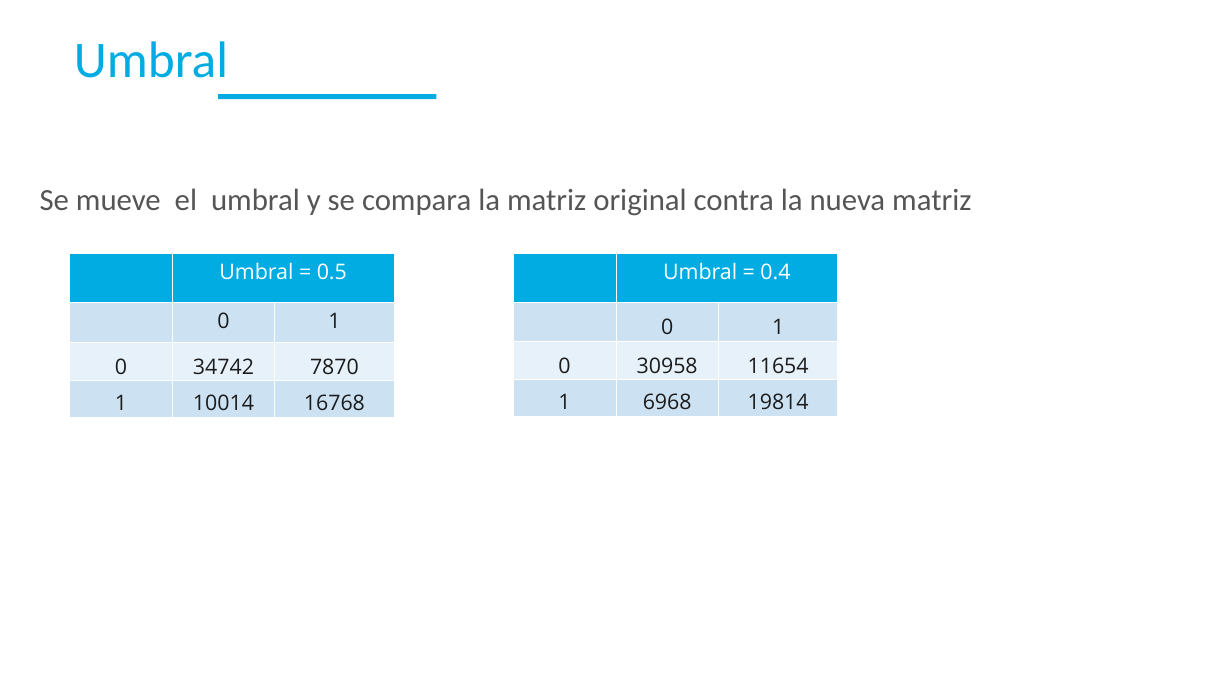
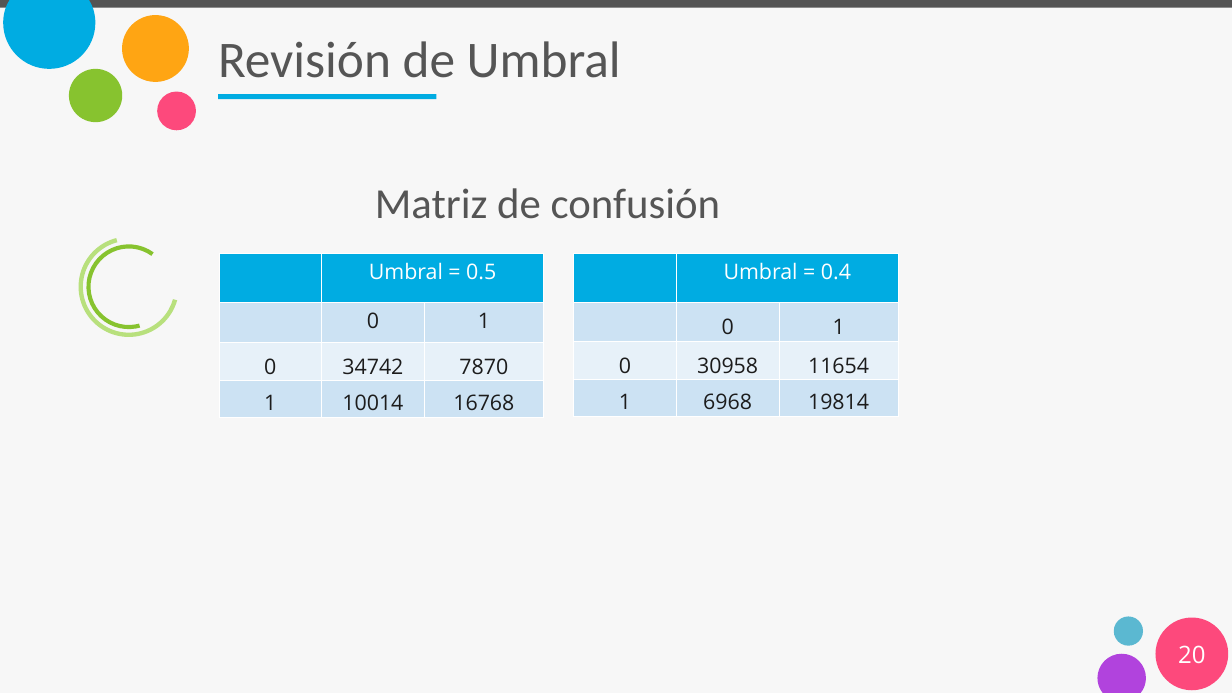
Before and after one commit to gp34446/desafio3, a slide deck: slide 20 of Presentación_desafio_3.pptx (slide 22 before the commit). Drawn at 1232x693 pixels with LibreOffice and Linux fonts; fonts in the diff are those of the drawing. Boxes give left, top, right and bottom in pixels: in the first picture for what was removed or moved away, otherwise in the second. Text is boxed around its words. In the diff, an @@ line names an element or a change of style, - is before the commit and + after.

Commit message:
umbral

```diff
--- a/Presentación_desafio_3.pptx
+++ b/Presentación_desafio_3.pptx
@@ background #FFFFFF to #F7F7F7 @@
@@ rectangle added at box(0, 0, 1232, 7), fill #545454 @@
@@ freeform shape added at box(3, 0, 95, 69), fill #00ACE2 @@
@@ ellipse added at box(122, 15, 189, 82), fill #FFA513 @@
@@ title at box(218, 41, 621, 78): text changed; text colour #00ACE2 to #555555 @@
-Umbral
+Revisión de Umbral
@@ ellipse added at box(69, 69, 123, 123), fill #87C32F @@
@@ ellipse added at box(157, 92, 196, 131), fill #FD497C @@
@@ text removed at box(40, 188, 971, 216) @@
-Se mueve el umbral y se compara la matriz original contra la nueva matriz
@@ text added at box(375, 188, 721, 219), 50 pt, text #555555 @@
+Matriz de confusión
@@ arch (boxed as its full ring) added at box(60, 218, 197, 355), fill #B8E07D @@
@@ arch (boxed as its full ring) added at box(74, 232, 183, 342), fill #87C32F @@
@@ table: place and size @@
-table at box(70, 253, 395, 417)
+table at box(219, 253, 545, 417)
@@ table: place and size @@
-table at box(513, 253, 838, 416)
+table at box(573, 253, 899, 416)
@@ rectangle removed at box(83, 278, 301, 283) @@
@@ ellipse added at box(1114, 617, 1143, 646), fill #5BB8D1 @@
@@ ellipse added at box(1156, 617, 1228, 690), fill #FD497C @@
@@ freeform shape added at box(1097, 654, 1146, 693), fill #B143DD @@
@@ page number added at box(1178, 645, 1205, 663), 28 pt, text #FFFFFF @@
+20
```
Also in this commit, not shown: 2 other slides changed, 1 slide added, 3 slides removed.
